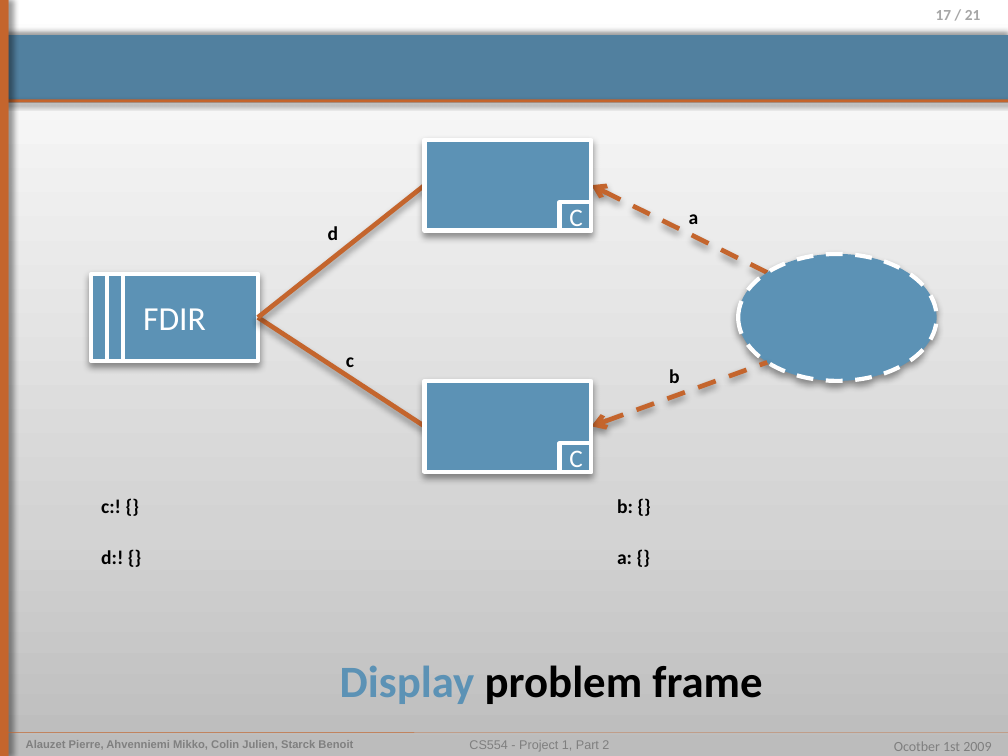
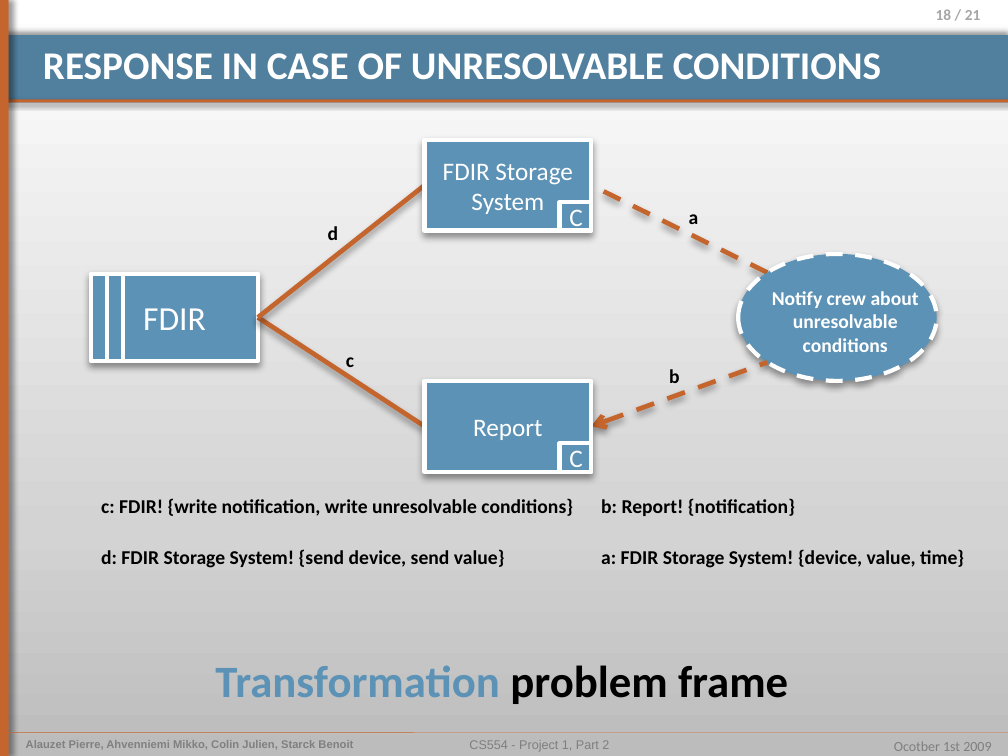
Before and after one commit to pierrealauzet/euroteam, a slide deck: slide 18 of Project 1/Part 2/CS554_EuroTeam_Problem_Frames.pptx (slide 17 before the commit). Drawn at 1008x756 pixels with LibreOffice and Linux fonts; fonts in the diff are those of the drawing. Boxes give left, top, right and bottom in pixels: in the first picture for what was removed or moved away, otherwise in the second. Text is boxed around its words. In the diff, an @@ line names an element or a change of style, - is before the commit and + after.

```diff
--- a/Project 1/Part 2/CS554_EuroTeam_Problem_Frames.pptx
+++ b/Project 1/Part 2/CS554_EuroTeam_Problem_Frames.pptx
@@ page number at <box>936,9,981,20</box>: text changed @@
-17 / 21
+18 / 21
@@ title added at <box>43,53,881,80</box>, 28 pt, text #FFFFFF, bold @@
+RESPONSE IN CASE OF UNRESOLVABLE CONDITIONS
@@ text in rectangle at <box>443,163,573,214</box>: text added @@
+FDIR Storage System
@@ arrow (767, 272) - (592, 185): arrow to line @@
@@ text added at <box>772,291,919,352</box>, 14 pt, text #FFFFFF, bold @@
+Notify crew about unresolvable conditions
@@ text in rectangle at <box>473,420,542,440</box>: text added @@
+Report
@@ text at <box>101,498,573,516</box>: text changed @@
-c:! {}
+c: FDIR! {write notification, write unresolvable conditions}
@@ text at <box>601,498,795,516</box>: text changed @@
-b: {}
+b: Report! {notification}
@@ text at <box>101,549,505,568</box>: text changed @@
-d:! {}
+d: FDIR Storage System! {send device, send value}
@@ text at <box>601,549,964,568</box>: text changed @@
-a: {}
+a: FDIR Storage System! {device, value, time}
@@ text at <box>215,665,788,704</box>: text changed; text colour #000000 to #5C92B5 @@
-Display problem frame
+Transformation problem frame
```
Also in this commit, not shown: 10 other slides changed, 3 slides added, 2 slides removed.
